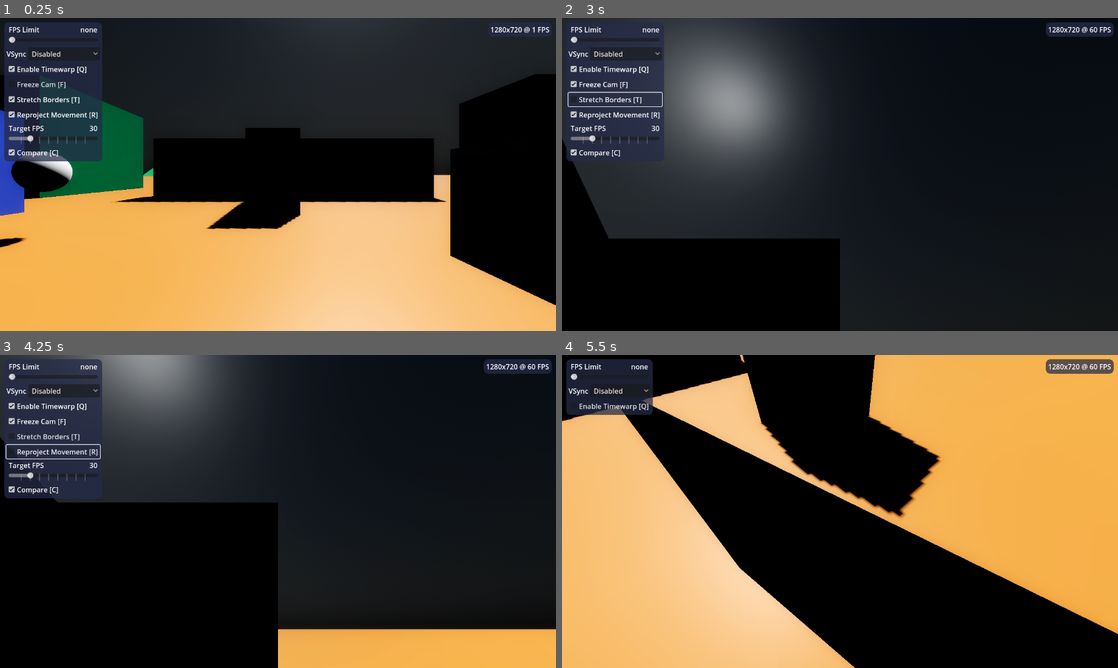
Above: before the commit, frames 1-4 (two rows, left to right).
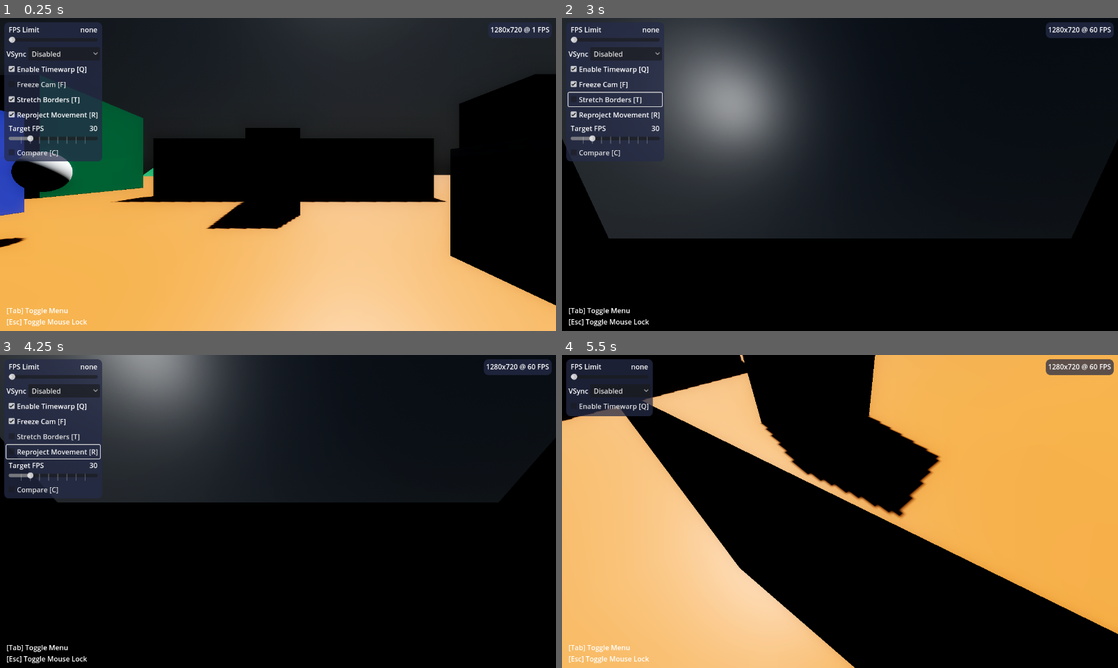
Above: after the commit, the same moments.

Repository: jacobcoughenour/AsyncTimewarpGodot
Game: Godot game, scene res://scene.tscn
Same seed, same stepped clock (60 frames per second), same inputs: the game is played once before the commit and once after it.
Inputs (mouse positions are in pixels of both pictures, inside the frame that each line leads up to):
- Up to frame 1 (0.25 s): no input
- Up to frame 2 (3 s): click "Disabled" at 0.5 s; click "Enable Timewarp [Q]" at 1.25 s; click "Freeze Cam [F]" at 2 s; click "Stretch Borders [T]" at 2.75 s
- Up to frame 3 (4.25 s): click "Reproject Movement [R]" at 3.5 s
- Up to frame 4 (5.5 s): click "Compare [C]" at 4.25 s; tap Enter at 5 s; move the mouse to (867, 511) at 5.02 s; hold W (move_forward) from 5.03 s (still down); tap Q (toggle_all) at 5.1 s; tap Space (move_jump) at 5.27 s

The runs differ from the first frame. In frame 1, 0.3% of the frame differs, in the area x 1-99%, y 5-99%; in frame 2, 9.4%; in frame 3, 15%, in the area x 1-100%, y 5-100%; in frame 4, 0.4%.

Commit message:
Add menu toggle

Diff:
--- a/player.gd
+++ b/player.gd
@@ -19,6 +19,8 @@
 @onready var compare_viewport: SubViewport = get_node("%CompareViewport")
 @onready var compare_viewport_container: SubViewportContainer = get_node("%CompareViewportContainer")
 
+@onready var menu: Node = get_node("Menu")
+
 @onready var vsync_button: OptionButton = get_node("%VsyncOptionButton")
 @onready var enabled_checkbox: CheckBox = get_node("%EnabledCheckbox")
 @onready var timewarp_settings: VBoxContainer = get_node("%TimewarpSettings")
@@ -37,14 +39,12 @@
 @onready var fps_label: Label = get_node("%FpsLabel")
 
 # default settings
-
 var timewarp_enabled = true
-
 var stretch_borders = true
 var reproject_movement = true
 var freeze_cam = false
 var target_fps = 30
-var compare_enabled = true
+var compare_enabled = false
 
 func _ready():
 
@@ -133,6 +133,9 @@
 
 	fps_label.text = "%dx%d @ %d FPS" % [size.x, size.y, Engine.get_frames_per_second()]
 
+	if Input.is_action_just_pressed("toggle_menu"):
+		menu.visible = !menu.visible
+
 	if Input.is_action_just_pressed("toggle_all"):
 		timewarp_enabled = !timewarp_enabled
 		enabled_checkbox.button_pressed = timewarp_enabled
--- a/player.tscn
+++ b/player.tscn
@@ -130,80 +130,68 @@
 [node name="DepthCam" type="Camera3D" parent="DepthViewportContainer/DepthViewport"]
 unique_name_in_owner = true
 
-[node name="LeftControlPanel" type="MarginContainer" parent="."]
+[node name="Menu" type="Control" parent="."]
+layout_mode = 3
+anchors_preset = 15
+anchor_right = 1.0
+anchor_bottom = 1.0
+grow_horizontal = 2
+grow_vertical = 2
+
+[node name="LeftControlPanel" type="MarginContainer" parent="Menu"]
+layout_mode = 0
 offset_right = 219.0
-offset_bottom = 54.0
+offset_bottom = 151.0
 theme_override_constants/margin_left = 10
 theme_override_constants/margin_top = 10
 theme_override_constants/margin_right = 10
 theme_override_constants/margin_bottom = 10
 
-[node name="Panel" type="PanelContainer" parent="LeftControlPanel"]
-offset_left = 10.0
-offset_top = 10.0
-offset_right = 235.0
-offset_bottom = 336.0
+[node name="Panel" type="PanelContainer" parent="Menu/LeftControlPanel"]
+layout_mode = 2
 theme_override_styles/panel = SubResource("StyleBoxFlat_m56w6")
 
-[node name="VBoxContainer" type="VBoxContainer" parent="LeftControlPanel/Panel"]
-offset_left = 5.0
-offset_top = 5.0
-offset_right = 220.0
-offset_bottom = 321.0
-
-[node name="MarginContainer" type="MarginContainer" parent="LeftControlPanel/Panel/VBoxContainer"]
-offset_right = 215.0
-offset_bottom = 51.0
+[node name="VBoxContainer" type="VBoxContainer" parent="Menu/LeftControlPanel/Panel"]
+layout_mode = 2
+
+[node name="MarginContainer" type="MarginContainer" parent="Menu/LeftControlPanel/Panel/VBoxContainer"]
+layout_mode = 2
 theme_override_constants/margin_left = 5
 theme_override_constants/margin_right = 5
 theme_override_constants/margin_bottom = 5
 
-[node name="VBoxContainer" type="VBoxContainer" parent="LeftControlPanel/Panel/VBoxContainer/MarginContainer"]
-offset_left = 5.0
-offset_right = 210.0
-offset_bottom = 46.0
-
-[node name="HBoxContainer" type="HBoxContainer" parent="LeftControlPanel/Panel/VBoxContainer/MarginContainer/VBoxContainer"]
-offset_right = 205.0
-offset_bottom = 26.0
-
-[node name="Label" type="Label" parent="LeftControlPanel/Panel/VBoxContainer/MarginContainer/VBoxContainer/HBoxContainer"]
-offset_right = 182.0
-offset_bottom = 26.0
+[node name="VBoxContainer" type="VBoxContainer" parent="Menu/LeftControlPanel/Panel/VBoxContainer/MarginContainer"]
+layout_mode = 2
+
+[node name="HBoxContainer" type="HBoxContainer" parent="Menu/LeftControlPanel/Panel/VBoxContainer/MarginContainer/VBoxContainer"]
+layout_mode = 2
+
+[node name="Label" type="Label" parent="Menu/LeftControlPanel/Panel/VBoxContainer/MarginContainer/VBoxContainer/HBoxContainer"]
+layout_mode = 2
 size_flags_horizontal = 3
 text = "FPS Limit"
 
-[node name="LimitFPSLabel" type="Label" parent="LeftControlPanel/Panel/VBoxContainer/MarginContainer/VBoxContainer/HBoxContainer"]
-unique_name_in_owner = true
-offset_left = 186.0
-offset_right = 205.0
-offset_bottom = 26.0
+[node name="LimitFPSLabel" type="Label" parent="Menu/LeftControlPanel/Panel/VBoxContainer/MarginContainer/VBoxContainer/HBoxContainer"]
+unique_name_in_owner = true
+layout_mode = 2
 text = "20"
 
-[node name="LimitFPSSlider" type="HSlider" parent="LeftControlPanel/Panel/VBoxContainer/MarginContainer/VBoxContainer"]
-unique_name_in_owner = true
-offset_top = 30.0
-offset_right = 205.0
-offset_bottom = 46.0
+[node name="LimitFPSSlider" type="HSlider" parent="Menu/LeftControlPanel/Panel/VBoxContainer/MarginContainer/VBoxContainer"]
+unique_name_in_owner = true
+layout_mode = 2
 max_value = 360.0
 value = 120.0
 
-[node name="HBoxContainer" type="HBoxContainer" parent="LeftControlPanel/Panel/VBoxContainer"]
-offset_top = 55.0
-offset_right = 215.0
-offset_bottom = 86.0
-
-[node name="Label" type="Label" parent="LeftControlPanel/Panel/VBoxContainer/HBoxContainer"]
-offset_top = 2.0
-offset_right = 46.0
-offset_bottom = 28.0
+[node name="HBoxContainer" type="HBoxContainer" parent="Menu/LeftControlPanel/Panel/VBoxContainer"]
+layout_mode = 2
+
+[node name="Label" type="Label" parent="Menu/LeftControlPanel/Panel/VBoxContainer/HBoxContainer"]
+layout_mode = 2
 text = "VSync"
 
-[node name="VsyncOptionButton" type="OptionButton" parent="LeftControlPanel/Panel/VBoxContainer/HBoxContainer"]
-unique_name_in_owner = true
-offset_left = 50.0
-offset_right = 215.0
-offset_bottom = 31.0
+[node name="VsyncOptionButton" type="OptionButton" parent="Menu/LeftControlPanel/Panel/VBoxContainer/HBoxContainer"]
+unique_name_in_owner = true
+layout_mode = 2
 size_flags_horizontal = 3
 item_count = 4
 popup/item_0/text = "Disabled"
@@ -215,111 +203,101 @@
 popup/item_3/text = "Mailbox"
 popup/item_3/id = 3
 
-[node name="EnabledCheckbox" type="CheckBox" parent="LeftControlPanel/Panel/VBoxContainer"]
-unique_name_in_owner = true
-offset_top = 90.0
-offset_right = 215.0
-offset_bottom = 121.0
+[node name="EnabledCheckbox" type="CheckBox" parent="Menu/LeftControlPanel/Panel/VBoxContainer"]
+unique_name_in_owner = true
+layout_mode = 2
 text = "Enable Timewarp [Q]"
 
-[node name="TimewarpSettings" type="VBoxContainer" parent="LeftControlPanel/Panel/VBoxContainer"]
-unique_name_in_owner = true
-offset_top = 125.0
-offset_right = 215.0
-offset_bottom = 316.0
-
-[node name="FreezeCheckbox" type="CheckBox" parent="LeftControlPanel/Panel/VBoxContainer/TimewarpSettings"]
-unique_name_in_owner = true
-offset_right = 215.0
-offset_bottom = 31.0
+[node name="TimewarpSettings" type="VBoxContainer" parent="Menu/LeftControlPanel/Panel/VBoxContainer"]
+unique_name_in_owner = true
+visible = false
+layout_mode = 2
+
+[node name="FreezeCheckbox" type="CheckBox" parent="Menu/LeftControlPanel/Panel/VBoxContainer/TimewarpSettings"]
+unique_name_in_owner = true
+layout_mode = 2
 text = "Freeze Cam [F]"
 
-[node name="StretchCheckbox" type="CheckBox" parent="LeftControlPanel/Panel/VBoxContainer/TimewarpSettings"]
-unique_name_in_owner = true
-offset_top = 35.0
-offset_right = 215.0
-offset_bottom = 66.0
+[node name="StretchCheckbox" type="CheckBox" parent="Menu/LeftControlPanel/Panel/VBoxContainer/TimewarpSettings"]
+unique_name_in_owner = true
+layout_mode = 2
 text = "Stretch Borders [T]"
 
-[node name="ReprojectCheckbox" type="CheckBox" parent="LeftControlPanel/Panel/VBoxContainer/TimewarpSettings"]
-unique_name_in_owner = true
-offset_top = 70.0
-offset_right = 215.0
-offset_bottom = 101.0
+[node name="ReprojectCheckbox" type="CheckBox" parent="Menu/LeftControlPanel/Panel/VBoxContainer/TimewarpSettings"]
+unique_name_in_owner = true
+layout_mode = 2
 text = "Reproject Movement [R]"
 
-[node name="MarginContainer" type="MarginContainer" parent="LeftControlPanel/Panel/VBoxContainer/TimewarpSettings"]
-offset_top = 105.0
-offset_right = 215.0
-offset_bottom = 156.0
+[node name="MarginContainer" type="MarginContainer" parent="Menu/LeftControlPanel/Panel/VBoxContainer/TimewarpSettings"]
+layout_mode = 2
 theme_override_constants/margin_left = 5
 theme_override_constants/margin_right = 5
 theme_override_constants/margin_bottom = 5
 
-[node name="VBoxContainer" type="VBoxContainer" parent="LeftControlPanel/Panel/VBoxContainer/TimewarpSettings/MarginContainer"]
-offset_left = 5.0
-offset_right = 210.0
-offset_bottom = 46.0
-
-[node name="HBoxContainer" type="HBoxContainer" parent="LeftControlPanel/Panel/VBoxContainer/TimewarpSettings/MarginContainer/VBoxContainer"]
-offset_right = 205.0
-offset_bottom = 26.0
-
-[node name="Label" type="Label" parent="LeftControlPanel/Panel/VBoxContainer/TimewarpSettings/MarginContainer/VBoxContainer/HBoxContainer"]
-offset_right = 182.0
-offset_bottom = 26.0
+[node name="VBoxContainer" type="VBoxContainer" parent="Menu/LeftControlPanel/Panel/VBoxContainer/TimewarpSettings/MarginContainer"]
+layout_mode = 2
+
+[node name="HBoxContainer" type="HBoxContainer" parent="Menu/LeftControlPanel/Panel/VBoxContainer/TimewarpSettings/MarginContainer/VBoxContainer"]
+layout_mode = 2
+
+[node name="Label" type="Label" parent="Menu/LeftControlPanel/Panel/VBoxContainer/TimewarpSettings/MarginContainer/VBoxContainer/HBoxContainer"]
+layout_mode = 2
 size_flags_horizontal = 3
 text = "Target FPS"
 
-[node name="TargetFPSLabel" type="Label" parent="LeftControlPanel/Panel/VBoxContainer/TimewarpSettings/MarginContainer/VBoxContainer/HBoxContainer"]
-unique_name_in_owner = true
-offset_left = 186.0
-offset_right = 205.0
-offset_bottom = 26.0
+[node name="TargetFPSLabel" type="Label" parent="Menu/LeftControlPanel/Panel/VBoxContainer/TimewarpSettings/MarginContainer/VBoxContainer/HBoxContainer"]
+unique_name_in_owner = true
+layout_mode = 2
 text = "20"
 
-[node name="TargetFPSSlider" type="HSlider" parent="LeftControlPanel/Panel/VBoxContainer/TimewarpSettings/MarginContainer/VBoxContainer"]
-unique_name_in_owner = true
-offset_top = 30.0
-offset_right = 205.0
-offset_bottom = 46.0
+[node name="TargetFPSSlider" type="HSlider" parent="Menu/LeftControlPanel/Panel/VBoxContainer/TimewarpSettings/MarginContainer/VBoxContainer"]
+unique_name_in_owner = true
+layout_mode = 2
 min_value = 10.0
 step = 10.0
 value = 10.0
 tick_count = 10
 
-[node name="CompareCheckbox" type="CheckBox" parent="LeftControlPanel/Panel/VBoxContainer/TimewarpSettings"]
-unique_name_in_owner = true
-offset_top = 160.0
-offset_right = 215.0
-offset_bottom = 191.0
+[node name="CompareCheckbox" type="CheckBox" parent="Menu/LeftControlPanel/Panel/VBoxContainer/TimewarpSettings"]
+unique_name_in_owner = true
+layout_mode = 2
 text = "Compare [C]"
 
-[node name="RightControlPanel" type="MarginContainer" parent="."]
+[node name="RightControlPanel" type="MarginContainer" parent="Menu"]
+layout_mode = 1
 anchors_preset = 1
 anchor_left = 1.0
 anchor_right = 1.0
-offset_left = -10.0
-offset_bottom = 10.0
+offset_left = -79.0
+offset_bottom = 46.0
 grow_horizontal = 0
 theme_override_constants/margin_top = 10
 theme_override_constants/margin_right = 10
 
-[node name="Panel" type="PanelContainer" parent="RightControlPanel"]
-offset_top = 10.0
-offset_right = 69.0
-offset_bottom = 46.0
+[node name="Panel" type="PanelContainer" parent="Menu/RightControlPanel"]
+layout_mode = 2
 theme_override_styles/panel = SubResource("StyleBoxFlat_m56w6")
 
-[node name="VBoxContainer" type="VBoxContainer" parent="RightControlPanel/Panel"]
-offset_left = 5.0
-offset_top = 5.0
-offset_right = 64.0
-offset_bottom = 31.0
-
-[node name="FpsLabel" type="Label" parent="RightControlPanel/Panel/VBoxContainer"]
-unique_name_in_owner = true
-offset_right = 59.0
-offset_bottom = 26.0
+[node name="VBoxContainer" type="VBoxContainer" parent="Menu/RightControlPanel/Panel"]
+layout_mode = 2
+
+[node name="FpsLabel" type="Label" parent="Menu/RightControlPanel/Panel/VBoxContainer"]
+unique_name_in_owner = true
+layout_mode = 2
 text = "120 FPS"
 vertical_alignment = 1
+
+[node name="MarginContainer" type="MarginContainer" parent="."]
+anchors_preset = 2
+anchor_top = 1.0
+anchor_bottom = 1.0
+offset_top = -40.0
+offset_right = 142.0
+grow_vertical = 0
+theme_override_constants/margin_left = 15
+theme_override_constants/margin_bottom = 10
+
+[node name="Label" type="Label" parent="MarginContainer"]
+layout_mode = 2
+text = "[Tab] Toggle Menu
+[Esc] Toggle Mouse Lock"
--- a/project.godot
+++ b/project.godot
@@ -118,3 +118,8 @@
 "events": [Object(InputEventKey,"resource_local_to_scene":false,"resource_name":"","device":0,"window_id":0,"alt_pressed":false,"shift_pressed":false,"ctrl_pressed":false,"meta_pressed":false,"pressed":false,"keycode":0,"physical_keycode":67,"unicode":0,"echo":false,"script":null)
 ]
 }
+toggle_menu={
+"deadzone": 0.5,
+"events": [Object(InputEventKey,"resource_local_to_scene":false,"resource_name":"","device":0,"window_id":0,"alt_pressed":false,"shift_pressed":false,"ctrl_pressed":false,"meta_pressed":false,"pressed":false,"keycode":0,"physical_keycode":4194306,"unicode":0,"echo":false,"script":null)
+]
+}
--- a/projector.gdshader
+++ b/projector.gdshader
@@ -56,7 +56,7 @@
 
 float get_depth(vec2 uv) {
 	float b = texture(depth_texture, uv).r;
-	// this is how LinearEyeDepth() from unity works
+	// this is a port of LinearEyeDepth() from unity
 	float d = 1.0 / (((1.0 - far_clip / near_clip) / far_clip) * b + ((far_clip / near_clip) / far_clip));
 	return d * 1.0f;
 }
